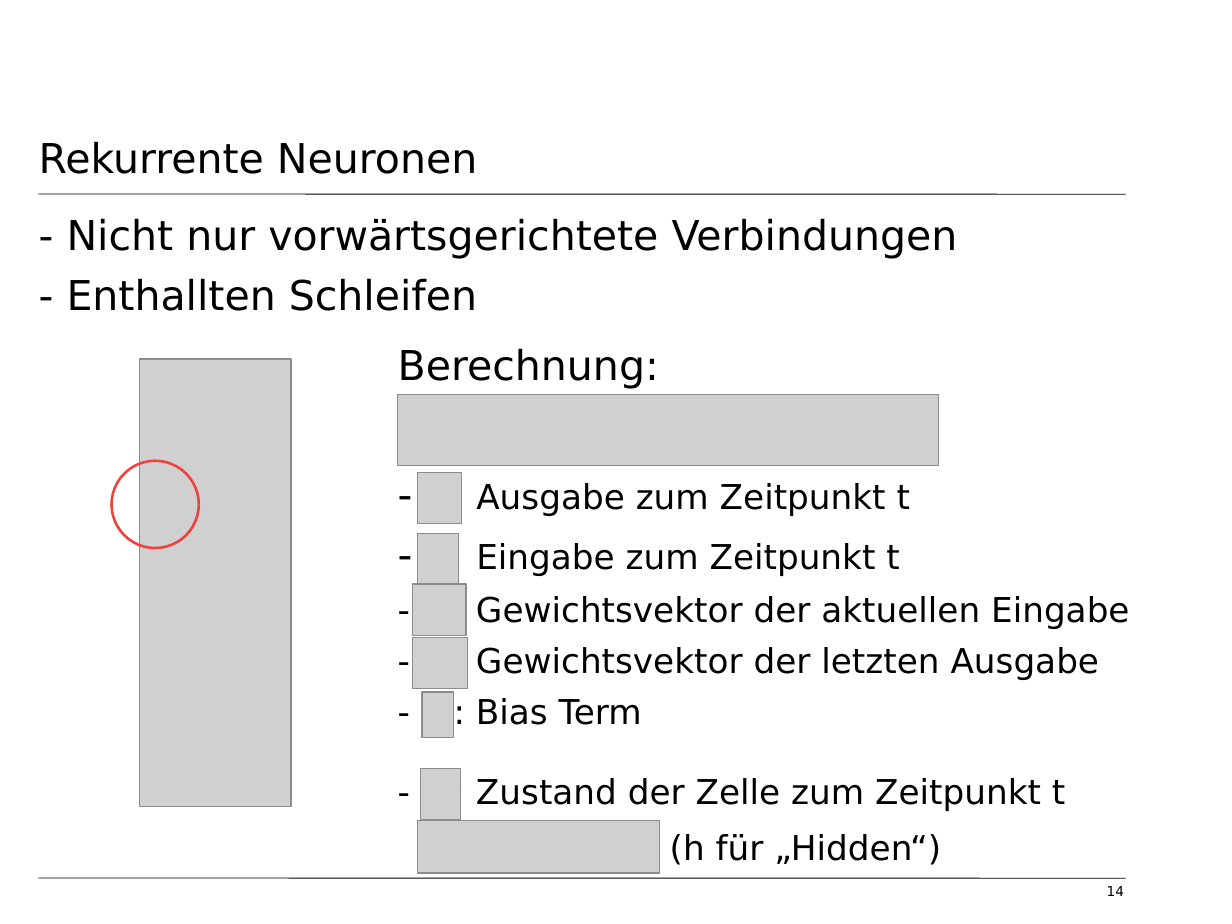
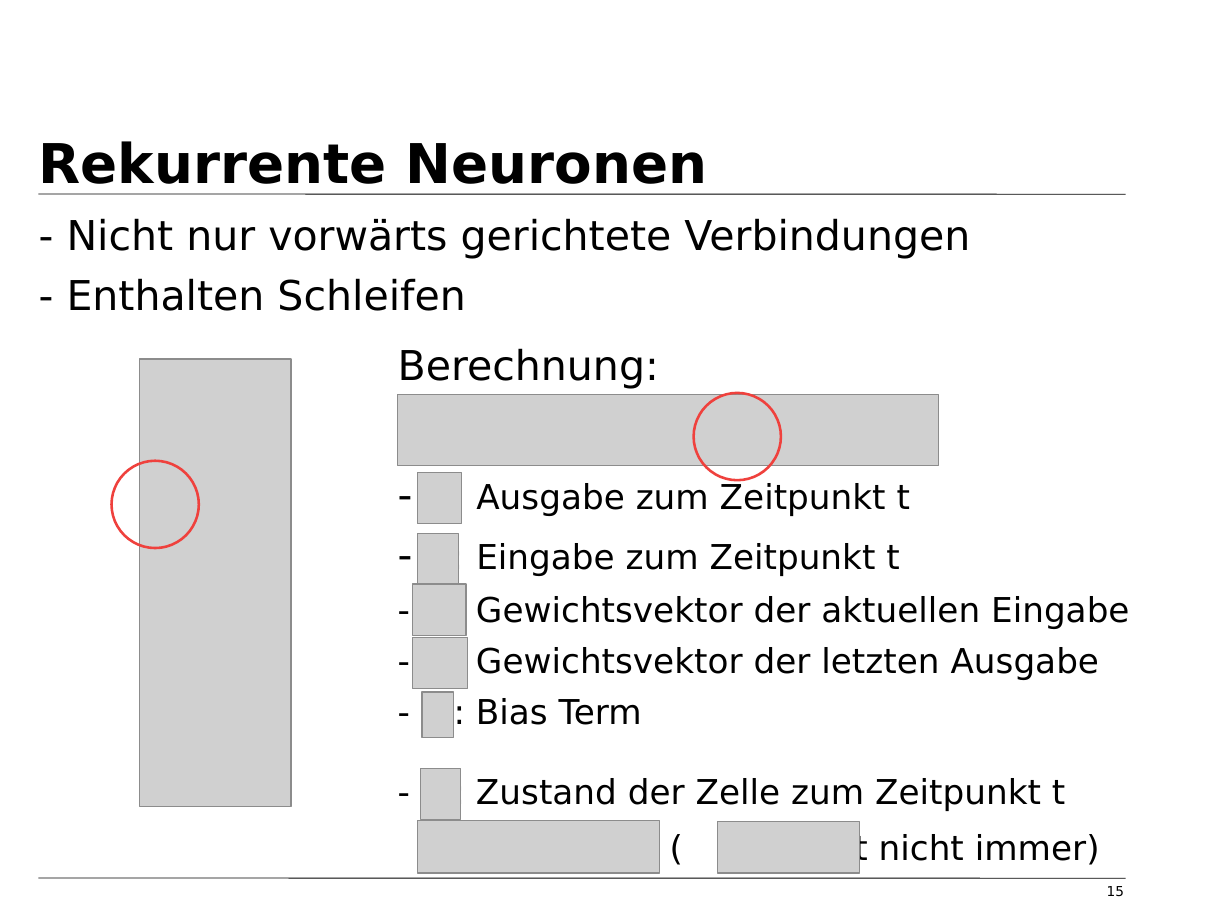
Before and after one commit to tfassbender/deep_learning_team_rnn, a slide deck: slide 15 of vorlesung/vorlesung_rnn_tobias.odp (slide 14 before the commit). Drawn at 1232x924 pixels with LibreOffice and Linux fonts; fonts in the diff are those of the drawing; grey boxes stand for pictures; background and template pictures are left out. Boxes give left, top, right and bottom in pixels: in the first picture for what was removed or moved away, otherwise in the second. Text is boxed around its words. In the diff, an @@ line names an element or a change of style, - is before the commit and + after.

```diff
--- a/vorlesung/vorlesung_rnn_tobias.odp
+++ b/vorlesung/vorlesung_rnn_tobias.odp
@@ title "Rekurrente Neuronen" at (x1=39, y1=141, x2=708, y2=194): size 24 to 32 pt, bold on; vertical alignment top to bottom @@
@@ text at (x1=67, y1=218, x2=970, y2=311): text changed @@
-- Nicht nur vorwärtsgerichtete Verbindungen
-- Enthallten Schleifen
+- Nicht nur vorwärts gerichtete Verbindungen
+- Enthalten Schleifen
@@ ellipse added at (x1=694, y1=393, x2=781, y2=480), outline #EF413D 1.5 pt @@
@@ picture added at (x1=718, y1=822, x2=860, y2=873) @@
@@ text at (x1=814, y1=832, x2=1100, y2=867): text changed @@
-(h für „Hidden“)
+( gilt nicht immer)
@@ page number at (x1=1107, y1=886, x2=1124, y2=897): text changed @@
-14
+15
```
Also in this commit, not shown: 12 other slides changed, 9 slides added, 8 other files.
